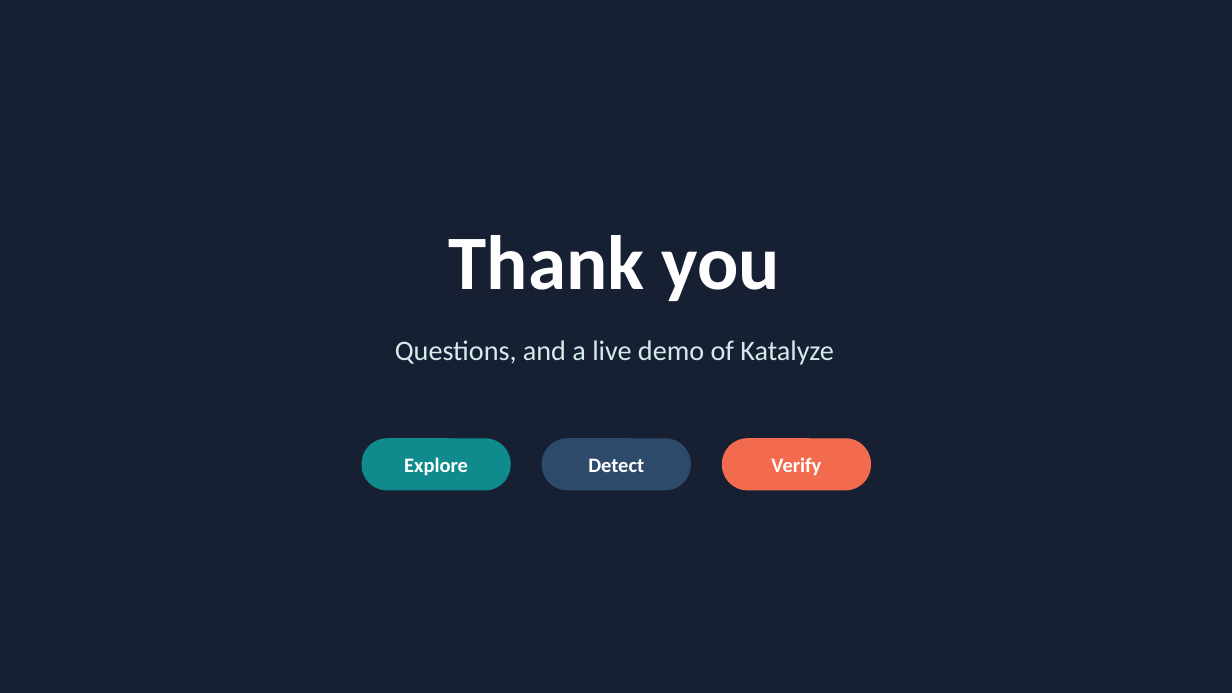
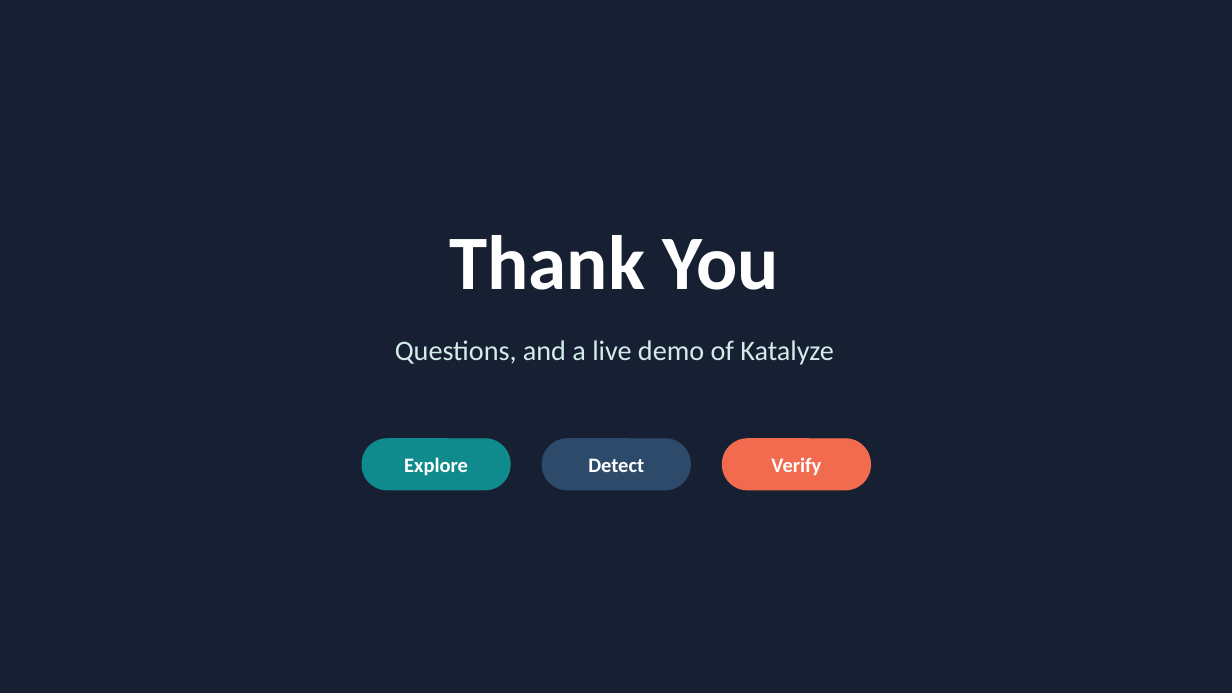
Before and after one commit to Rustlogan2k/Autonomous-web-testing-agent, a slide deck: slide 26 of Katalyze_Final_Review.pptx (slide 25 before the commit). Drawn at 1232x693 pixels with LibreOffice and Linux fonts; fonts in the diff are those of the drawing. Boxes give left, top, right and bottom in pixels: in the first picture for what was removed or moved away, otherwise in the second. Text is boxed around its words. In the diff, an @@ line names an element or a change of style, - is before the commit and + after.

```diff
--- a/Katalyze_Final_Review.pptx
+++ b/Katalyze_Final_Review.pptx
@@ text at (450, 235, 779, 290): text changed @@
-Thank you
+Thank You
```
Also in this commit, not shown: 11 other slides changed, 13 slides added, 12 slides removed.
